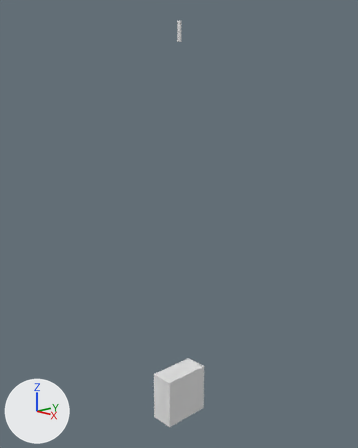
Renders of the Blender file Blender stuff/lock.blend from each side of a commit.
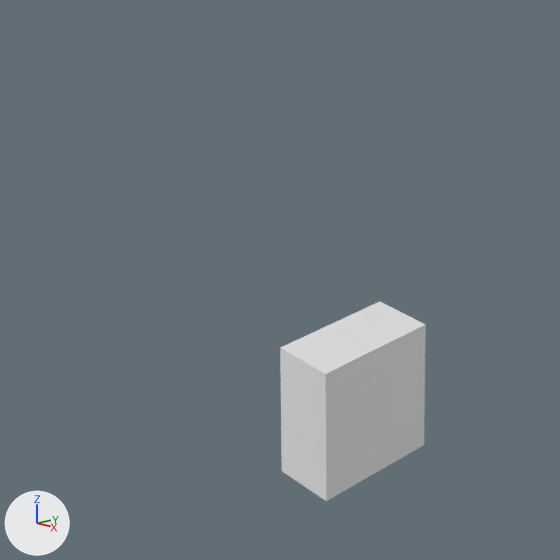
The first picture shows the older version from a 50 mm camera at (5.34, -5.03, 4.49) aimed at (-0.03, 0.02, 2.81). The close-ups show both versions on the part from 16% to 70% of the width and 57% to 100% of the height of that picture; other places that the commit changed are outside them. The lights are fixed; the arrows at lower left show +X, +Y and +Z. Materials are left out; every surface is plain grey.

The older version as bpy lines, for what is in view:
```python
me_cube_001 = bpy.data.meshes.new('Cube.001')
me_cube_001.from_pydata(...)  # a box spanning x -1.0..1.0, y -1.0..1.0, z -1.0..1.0
ob_cube = bpy.data.objects.new('Cube', me_cube_001)
ob_cube.location = (0.0, 0.0, 0.0)
ob_cube.scale = (0.187, 0.385, 0.385)
```
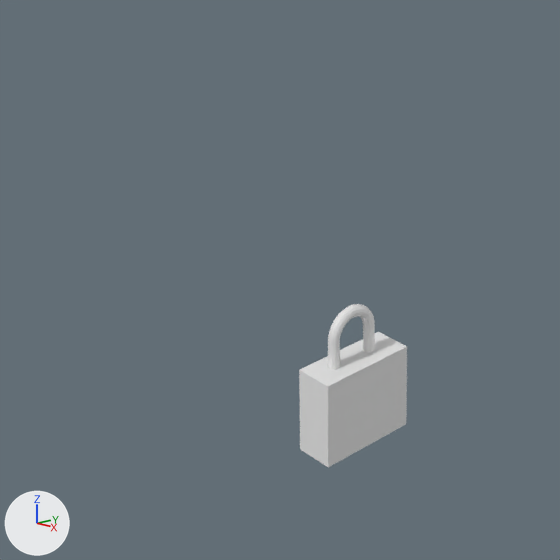
Where the change shows, as pixel boxes [x1, y1, x2, y2] in the close-ups (560 x 560 px):
'Cube', mesh rescaled (26% narrower, 32% shorter): before [280, 301, 426, 501]; after [299, 332, 407, 467]
'Torus', added: after [328, 304, 375, 370]

What changed in the scene script:
```text
Change me_cube_001:
    where me_cube_001.from_pydata(...)  # 8 vertices, 6 faces; spans x -1.0..1.0, y -1.0..1.0, z -1.0..1.0
    used by ob_cube; location = (0.0, 0.0, 0.0); scale = (0.187, 0.385, 0.385)
    me_cube_001 part 1: the whole mesh is scaled about its middle by (0.63, 0.797, 0.643)
Add me_torus:
    me_torus.from_pydata(...)  # 300 vertices, 308 faces; spans x -0.034..0.034, y -0.181..0.159, z 0.308..0.629
Add ob_torus:
    ob_torus = bpy.data.objects.new('Torus', me_torus)
    ob_torus.location = (-0.012, 0.003, -0.063)
```
